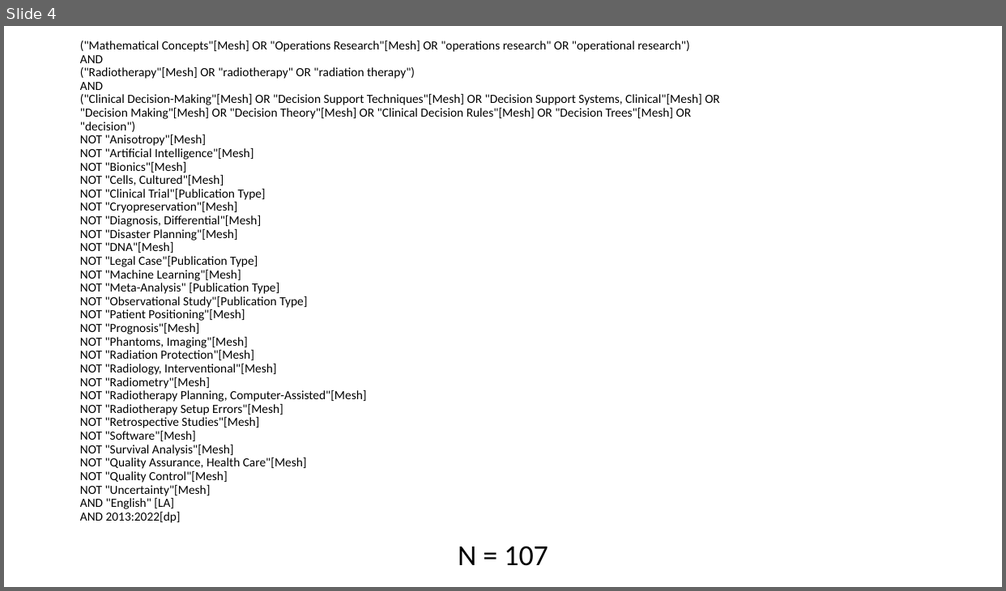
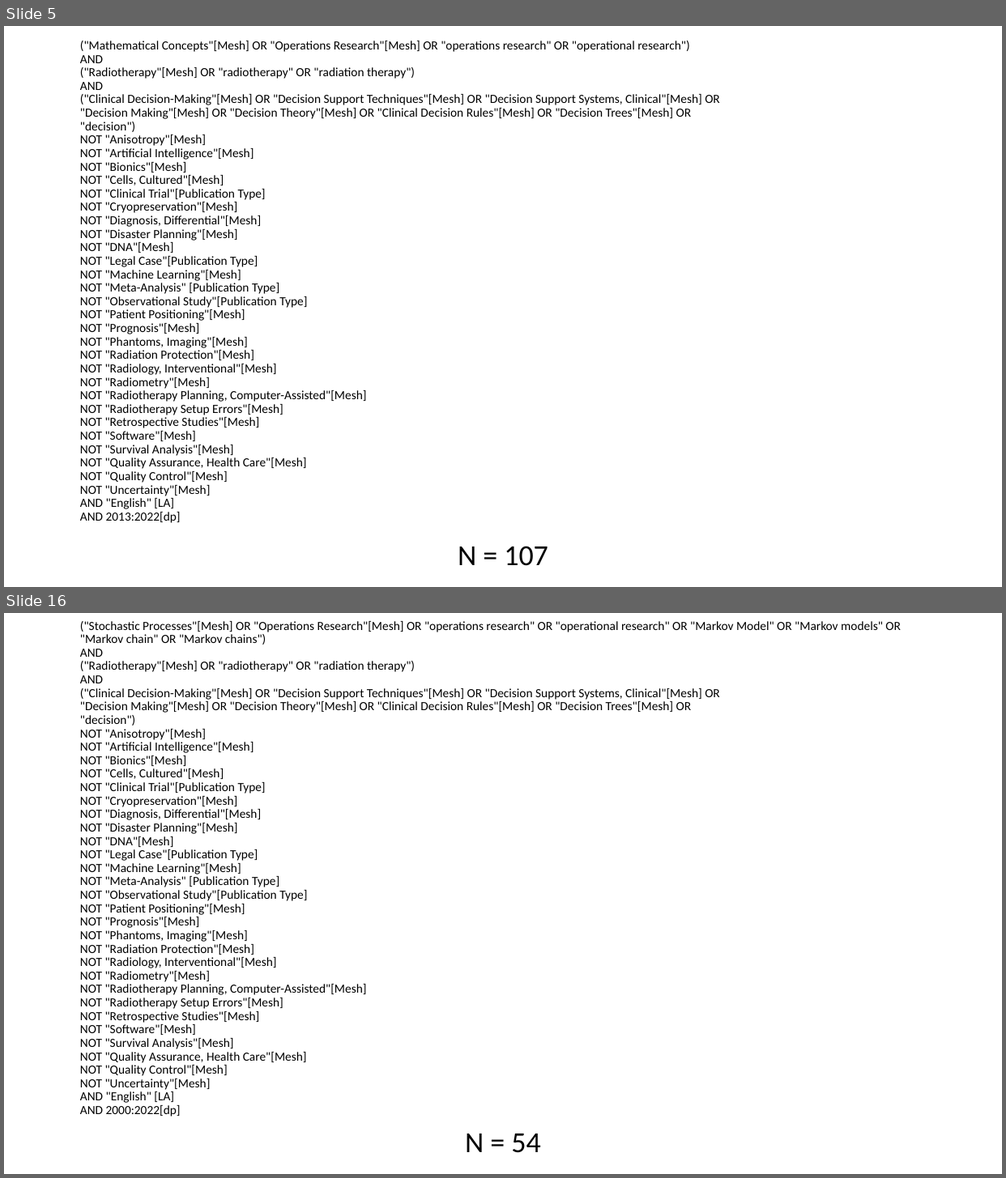
Before and after one commit to Lucas-Mc/citation-tracker, a slide deck: Figures.pptx. Shown one above the other, each under a label of ours: slide 4 before the commit, slides 5 and 16 after it; the slides between them are not shown. The pictures are 1006x591 and 1006x1178 pixels, drawn with LibreOffice and Linux fonts; fonts in the diff are those of the drawing. Boxes give left, top, right and bottom in pixels: in the first picture for what was removed or moved away, otherwise in the second. Text is boxed around its words. In the diff, an @@ line names an element or a change of style, - is before the commit and + after.

```diff
--- a/Figures.pptx
+++ b/Figures.pptx
@@ slide 16 added at <box>4,613,1002,1174</box>, background #FFFFFF @@
@@ title added at <box>80,621,901,1117</box>, 12 pt, text #000000 @@
+("Stochastic Processes"[Mesh] OR "Operations Research"[Mesh] OR "operations research" OR "operational research" OR "Markov Model" OR "Markov models" OR "Markov chain" OR "Markov chains")
+AND
+("Radiotherapy"[Mesh] OR "radiotherapy" OR "radiation therapy")
+AND
+("Clinical Decision-Making"[Mesh] OR "Decision Support Techniques"[Mesh] OR "Decision Support Systems, Clinical"[Mesh] OR
+"Decision Making"[Mesh] OR "Decision Theory"[Mesh] OR "Clinical Decision Rules"[Mesh] OR "Decision Trees"[Mesh] OR
+"decision")
+NOT "Anisotropy"[Mesh]
+NOT "Artificial Intelligence"[Mesh]
+NOT "Bionics"[Mesh]
+NOT "Cells, Cultured"[Mesh]
+NOT "Clinical Trial"[Publication Type]
+NOT "Cryopreservation"[Mesh]
+NOT "Diagnosis, Differential"[Mesh]
+NOT "Disaster Planning"[Mesh]
+NOT "DNA"[Mesh]
+NOT "Legal Case"[Publication Type]
+NOT "Machine Learning"[Mesh]
+NOT "Meta-Analysis" [Publication Type]
+NOT "Observational Study"[Publication Type]
+NOT "Patient Positioning"[Mesh]
+NOT "Prognosis"[Mesh]
+NOT "Phantoms, Imaging"[Mesh]
+NOT "Radiation Protection"[Mesh]
+NOT "Radiology, Interventional"[Mesh]
+NOT "Radiometry"[Mesh]
+NOT "Radiotherapy Planning, Computer-Assisted"[Mesh]
+NOT "Radiotherapy Setup Errors"[Mesh]
+NOT "Retrospective Studies"[Mesh]
+NOT "Software"[Mesh]
+NOT "Survival Analysis"[Mesh]
+NOT "Quality Assurance, Health Care"[Mesh]
+NOT "Quality Control"[Mesh]
+NOT "Uncertainty"[Mesh]
+AND "English" [LA]
+AND 2000:2022[dp]
@@ text added at <box>465,1134,540,1153</box>, 28 pt, text #000000 @@
+N = 54
@@ what was slide 4 is now slide 5 @@
```
Also in this commit, not shown: 1 slide changed, 10 other slides added, 6 other files.
